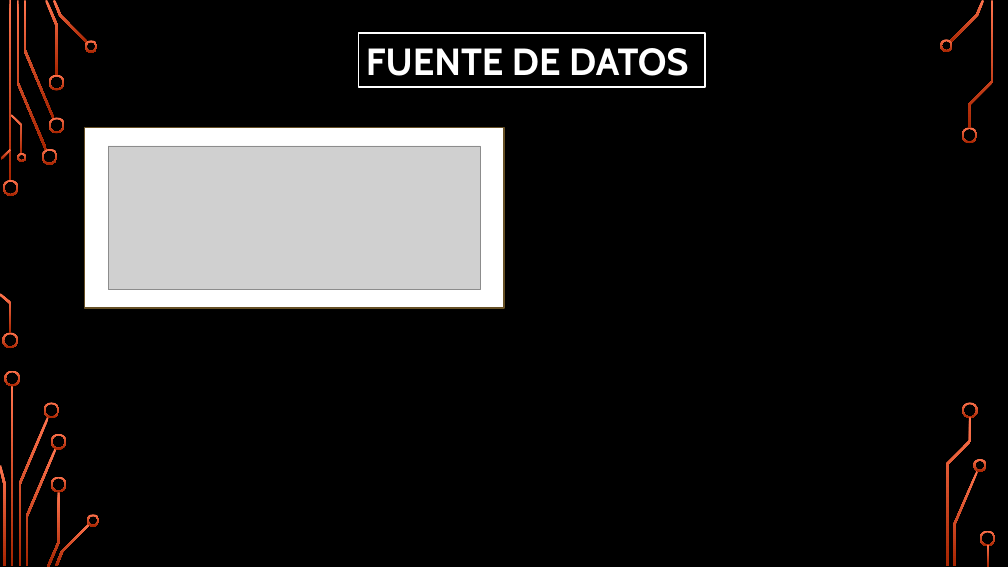
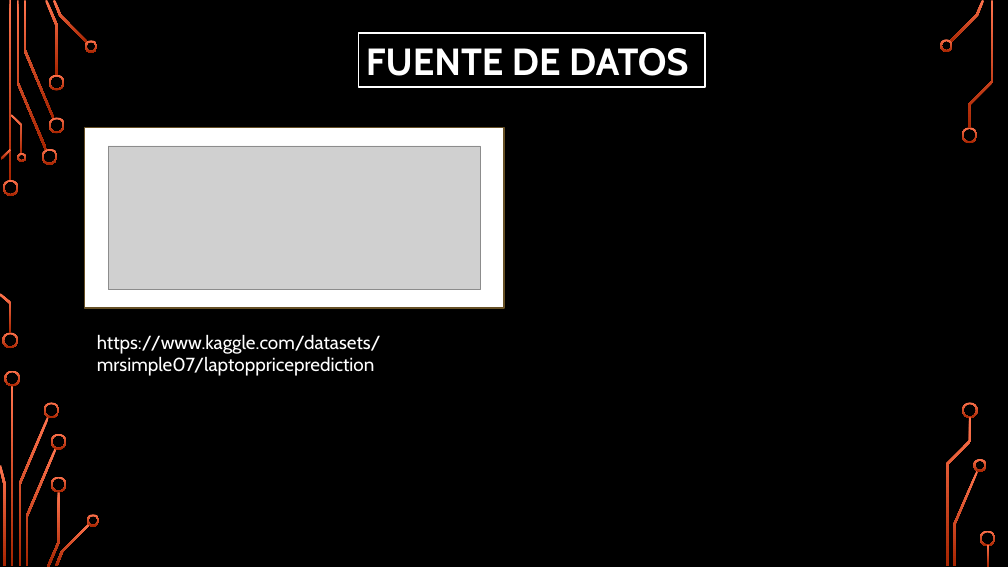
Before and after one commit to Isaac244/Proyecto_Machine_Learning, a slide deck: slide 5 of PROYECTO-MACHINE-LEARNING.pptx. Drawn at 1008x567 pixels with LibreOffice and Linux fonts; fonts in the diff are those of the drawing; grey boxes stand for pictures; background and template pictures are left out. Boxes give left, top, right and bottom in pixels: in the first picture for what was removed or moved away, otherwise in the second. Text is boxed around its words. In the diff, an @@ line names an element or a change of style, - is before the commit and + after.

```diff
--- a/PROYECTO-MACHINE-LEARNING.pptx
+++ b/PROYECTO-MACHINE-LEARNING.pptx
@@ text added at (97, 334, 381, 376), 18 pt, text #FFFFFF @@
+https://www.kaggle.com/datasets/mrsimple07/laptoppriceprediction
```
Also in this commit, not shown: 1 slide added, 1 slide removed.
